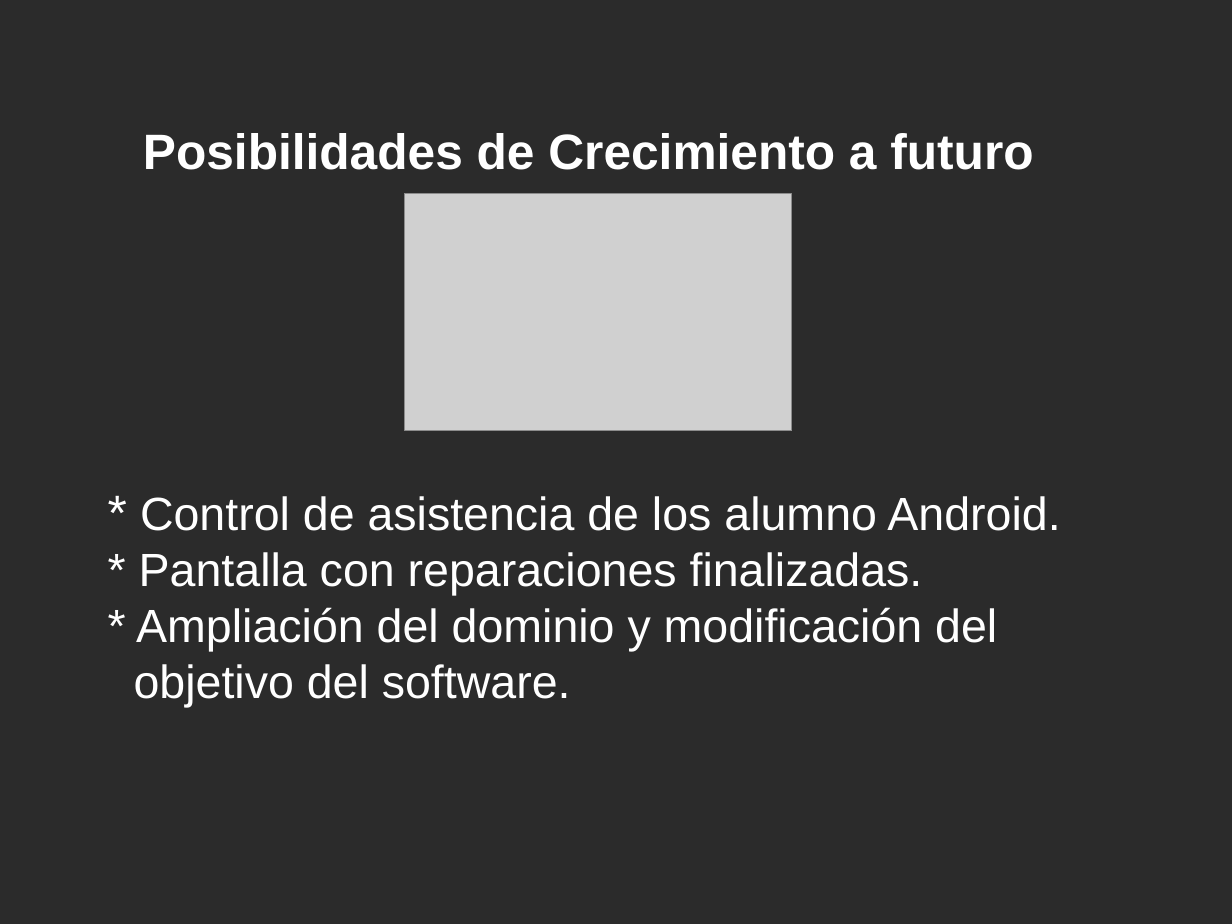
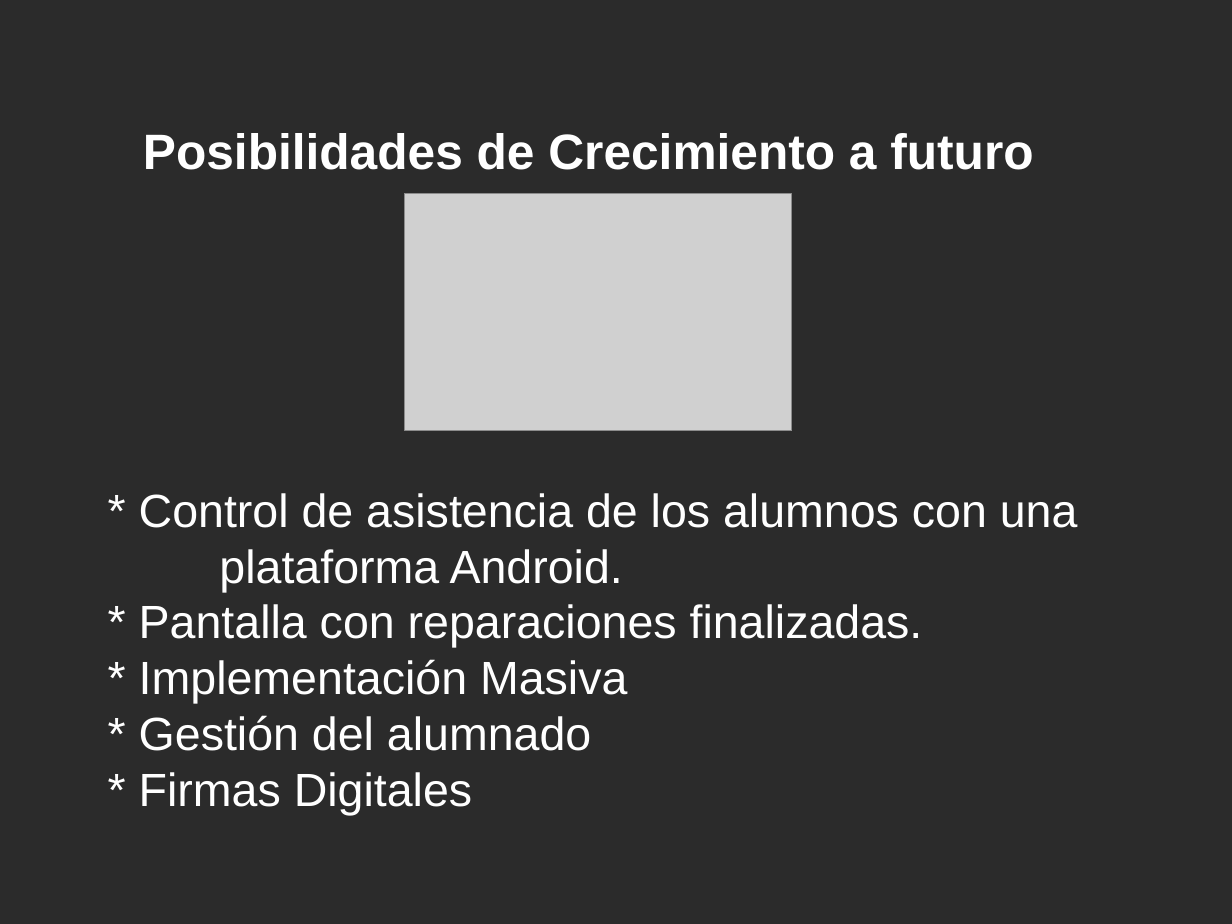
Before and after one commit to Estudiantina/Estudiantina, a slide deck: slide 18 of documentacion/presentacion/presentacion.odp. Drawn at 1232x924 pixels with LibreOffice and Linux fonts; fonts in the diff are those of the drawing; grey boxes stand for pictures; background and template pictures are left out; a plain dark background stands for a picture behind light text. Boxes give left, top, right and bottom in pixels: in the first picture for what was removed or moved away, otherwise in the second. Text is boxed around its words. In the diff, an @@ line names an element or a change of style, - is before the commit and + after.

```diff
--- a/documentacion/presentacion/presentacion.odp
+++ b/documentacion/presentacion/presentacion.odp
@@ text at (139, 493, 1078, 592): text changed @@
-* Control de asistencia de los alumno Android.
+* Control de asistencia de los alumnos con una
+plataforma Android.
@@ text at (139, 659, 627, 816): text changed @@
-* Ampliación del dominio y modificación del
-objetivo del software.
+* Implementación Masiva
+* Gestión del alumnado
+* Firmas Digitales
```
Also in this commit, not shown: 1 other slide changed, 1 other file.
